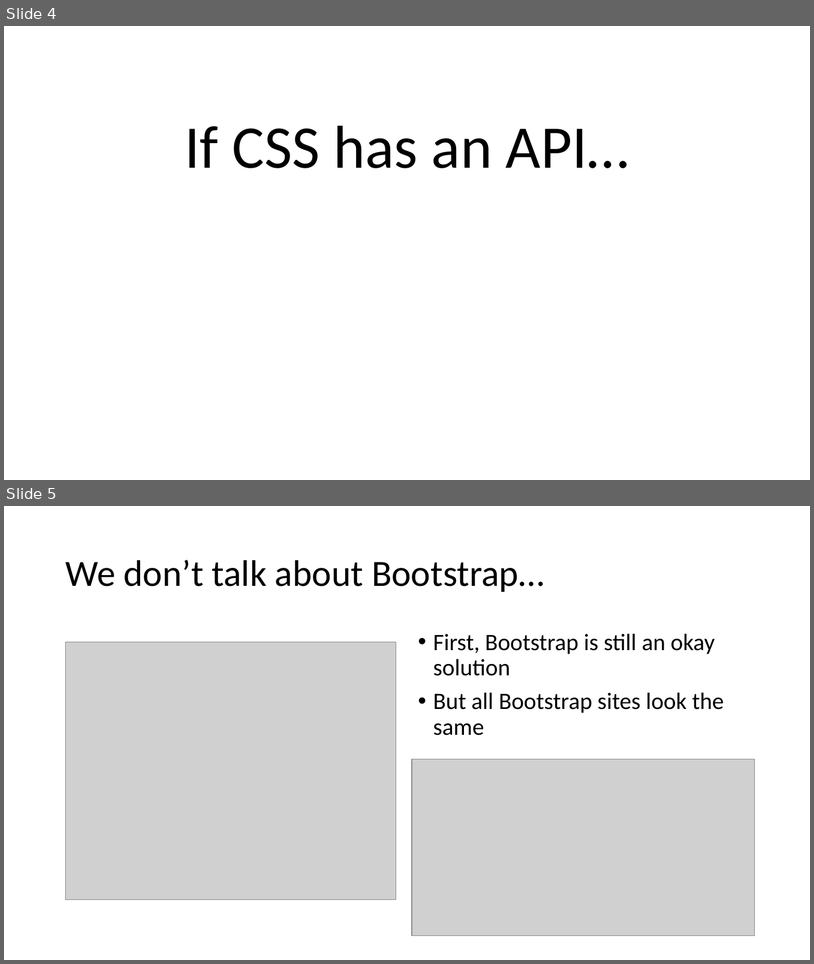
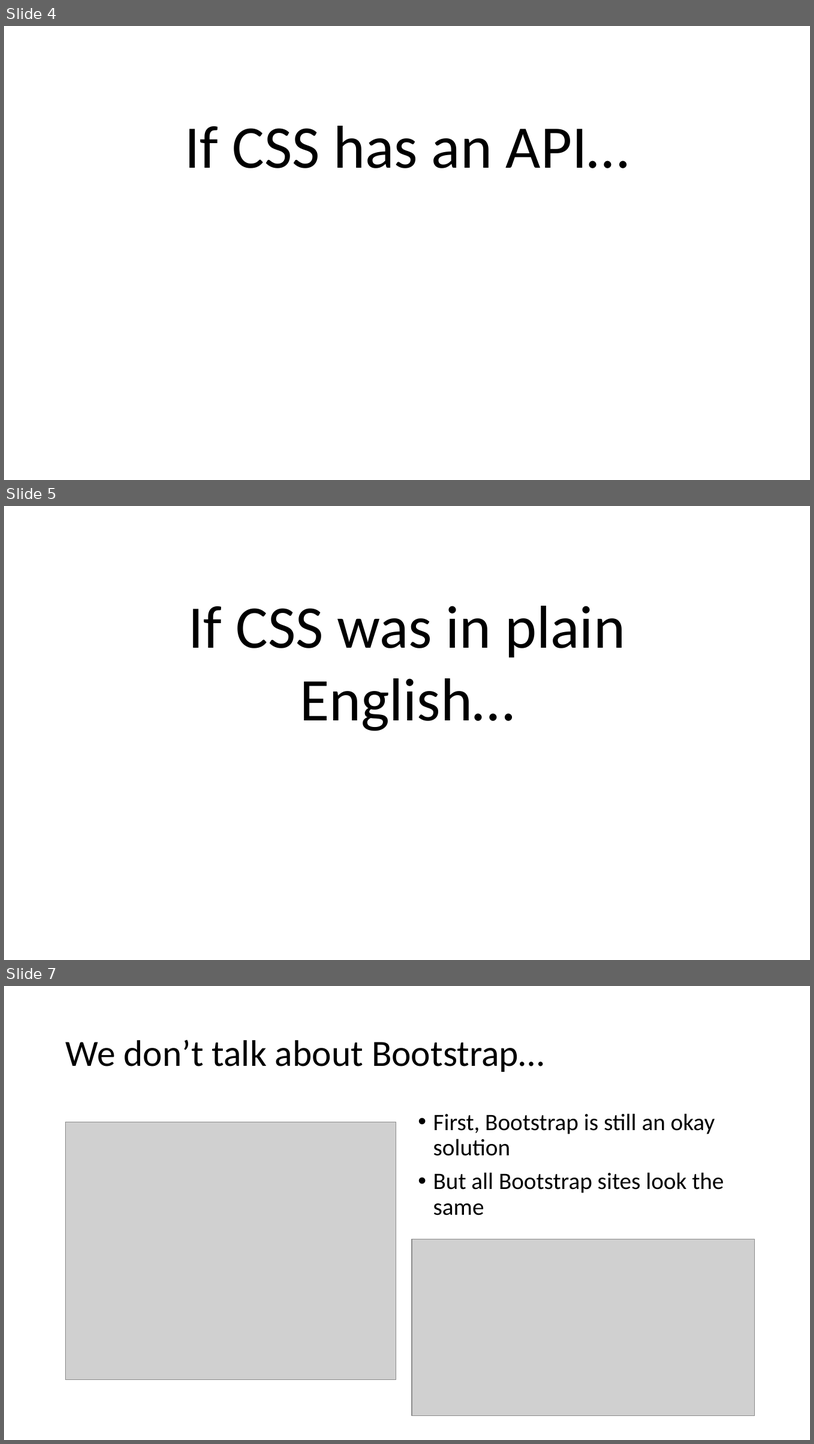
Before and after one commit to 1kevgriff/TailwindEssentials, a slide deck: Slides/Tailwind Essentials.pptx. Shown one above the other, each under a label of ours: slides 4 and 5 before the commit, slides 4, 5 and 7 after it; the slides between them are not shown. The pictures are 814x964 and 814x1444 pixels, drawn with LibreOffice and Linux fonts; fonts in the diff are those of the drawing; grey boxes stand for pictures. Boxes give left, top, right and bottom in pixels: in the first picture for what was removed or moved away, otherwise in the second. Text is boxed around its words. In the diff, an @@ line names an element or a change of style, - is before the commit and + after.

```diff
--- a/Slides/Tailwind Essentials.pptx
+++ b/Slides/Tailwind Essentials.pptx
@@ slide 5 added at (4,506,810,960), background #FFFFFF @@
@@ text added at (189,606,626,731), 72 pt, text #000000 @@
+If CSS was in plain English…
@@ what was slide 5 is now slide 7 @@
```
Also in this commit, not shown: 4 other slides added, 17 other files.
